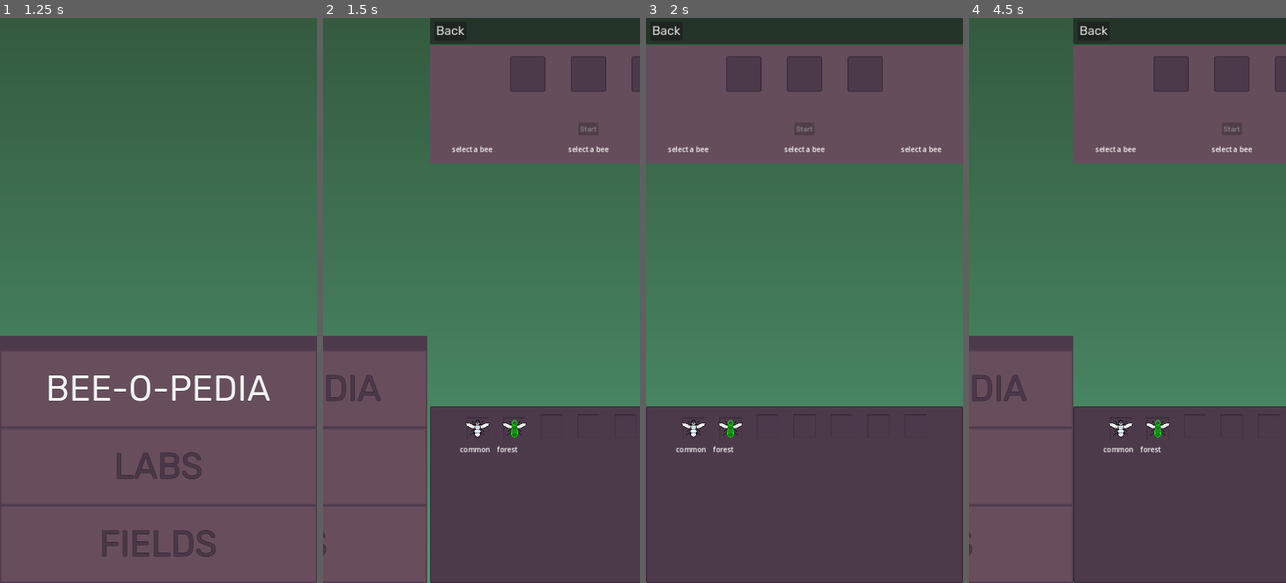
Above: before the commit, frames 1-4 (left to right).
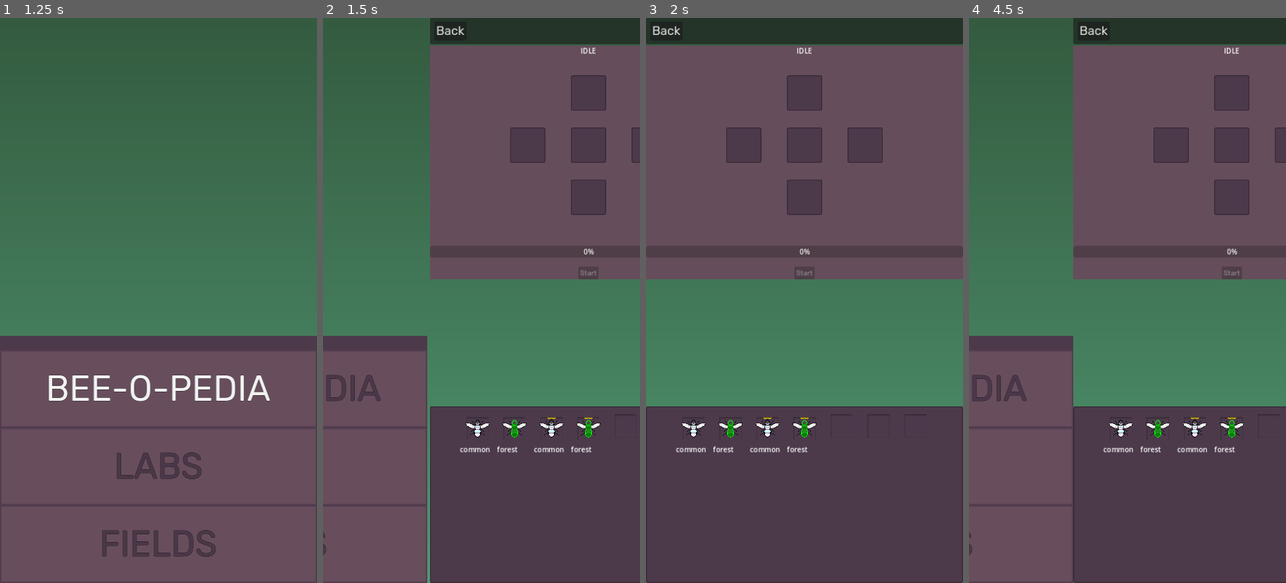
Above: after the commit, the same moments.

Repository: lesteenman/project-bees
Game: Godot game, scene res://game/scenes/main.tscn
Two runs of this game, one before a commit and one after it. Both use one fixed random seed, a clock stepped at 60 frames per second and the inputs below.
Inputs:
- Up to frame 1 (1.25 s): click "BEE-O-PEDIA" at 0.5 s
- Up to frame 2 (1.5 s): click "LABS" at 1.25 s
- Up to frame 3 (2 s): no input
- Up to frame 4 (4.5 s): click "Back" at 2 s; click "FIELDS" at 2.75 s; click "BEE-O-PEDIA" at 3.5 s; click "LABS" at 4.25 s

Frame 1 is identical in both runs. In frame 2, 17% of the frame differs, in the area x 33-100%, y 5-77%; in frame 3, 25%, in the area x 0-100%, y 5-77%; in frame 4, 17%.

Commit message:
Something approximating real breeding!

Diff:
--- /dev/null
+++ b/game/managers/lab_manager.gd
@@ -0,0 +1,11 @@
+extends Node
+
+var labs: Array[BeeLabModel]
+
+func _ready():
+	var beelab = BeeLabModel.new()
+	labs.append(beelab)
+
+func _process(delta: float) -> void:
+	for lab in labs:
+		lab._process(delta)
--- a/game/models/bee_lab_model.gd
+++ b/game/models/bee_lab_model.gd
@@ -2,32 +2,113 @@
 
 class_name BeeLabModel
 
-var bee1: Bee
-var bee2: Bee
-@export var bee_result: Bee
+var input_slots: Array[Bee] = []
+var output_slots: Array[Bee] = []
+var queen: Bee
+var stage: Stage = Stage.IDLE
+#var bee1: Bee
+#var bee2: Bee
+#@export var bee_result: Bee
 
-signal set_bee_1
-signal set_bee_2
-signal set_bee_result
+signal slots_updated # on_slots_updated()
+signal stage_changed # on_stage_changed(stage: Stage)
+signal progress # on_progress(progress: float[0,100])
 
+enum Stage { IDLE, BREEDING }
+
+func _init() -> void:
+	input_slots.resize(2)
+	input_slots.fill(null)
+
+	output_slots.resize(6)
+	output_slots.fill(null)
+
+func _process(delta: float) -> void:
+	if queen:
+		queen.lifetime += delta
+		update_progress()
+
+func set_input(index: int, bee: Bee):
+	if index < 0 or index > 1:
+		push_error("attempted to set input number %d, must be [0,1]" % index)
+		return
+
+	input_slots[index] = bee
+
+func remove_output(index: int, bee: Bee):
+	pass
+
+func update_progress():
+	var current_progress = min(100.0, (queen.lifetime / queen.get_max_lifetime()) * 100)
+	progress.emit(current_progress)
+	if current_progress >= 100.0:
+		breed()
+
+func mate():
+	if input_slots.size() != 2:
+		push_error("attempted to mate with %d inputs filled" % input_slots.size())
+		return
+
+	var princess = input_slots[0] as Bee
+	if princess.role != Bee.BeeRoleEnum.PRINCESS:
+		push_error("attempted to mate with a non-princess primary candidate")
+		return
+
+	var drone = input_slots[1] as Bee
+	if drone.role != Bee.BeeRoleEnum.DRONE:
+		push_error("attempted to mate with a non-drone secondary candidate")
+		return
+
+	queen = Bee.new(princess.chromosome1, princess.chromosome2)
+	#queen = princess.duplicate(true) as Bee
+	queen.role = Bee.BeeRoleEnum.QUEEN
+	queen.mate = drone
+	queen.lifetime = 0
+
+	input_slots.fill(null)
+	#input_slots[0] = queen
+
+	stage = Stage.BREEDING
+	stage_changed.emit(stage)
+	slots_updated.emit()
+	update_progress()
 
 func breed():
-	bee_result = BeeCrossbreedsManager.crossbreed(bee1, bee2)
-	set_bee_1.emit(null)
-	set_bee_2.emit(null)
-	set_bee_result.emit(bee_result)
+	# Obviously needs to take offspring into account
+	var offspring_count = randi_range(1, 3)
+	output_slots.fill(null)
+	for i in range(offspring_count):
+		var bee_result = BeeCrossbreedsManager.crossbreed(queen, queen.mate)
+		if i == 0:
+			bee_result.role = Bee.BeeRoleEnum.PRINCESS
+		output_slots[i] = bee_result
 
-func max_bees() -> int:
-	return 2
+	queen = null
 
-func select_bee(bee: Bee):
-	if !bee1:
-		bee1 = bee
-	if !bee2:
-		bee2 = bee
+	slots_updated.emit()
 
-func deselect_bee(bee: Bee):
-	if bee == bee1:
-		bee1 = null
-	if bee == bee2:
-		bee2 = null
+	stage = Stage.IDLE
+	stage_changed.emit(stage)
+
+	# TODO: Instead of doing this: Should allow setting a queen and changing
+		# UI, then finalizing the breeding cycle and adding multiple inventory
+		# slots.
+		# Means we should also allow a BeeLabModel to define the number of output slots?
+		# And when we're at it, might as well make sure that the queen cycle already
+		# supports ticks, same as the bee lab!
+	#add_bee_result.emit(bee_result)
+
+#func max_bees() -> int:
+	#return 2
+
+#func select_bee(bee: Bee):
+	#if !bee1:
+		#bee1 = bee
+	#if !bee2:
+		#bee2 = bee
+#
+#func deselect_bee(bee: Bee):
+	#if bee == bee1:
+		#bee1 = null
+	#if bee == bee2:
+		#bee2 = null
--- a/game/models/bees/bee.gd
+++ b/game/models/bees/bee.gd
@@ -8,6 +8,10 @@
 @export var chromosome1: Chromosome
 @export var chromosome2: Chromosome
 @export var role: BeeRoleEnum
+var mate: Bee
+#var progress: float # 0-100, or 0-1?
+var lifetime: float # in seconds
+#var max_lifetime: float
 
 func _init(c1: Chromosome, c2: Chromosome):
 	self.chromosome1 = c1
@@ -24,3 +28,6 @@
 
 func get_type() -> String:
 	return "Bee"
+
+func get_max_lifetime() -> float:
+	return chromosome1.lifespan * 2
--- a/game/scenes/components/bee_component.gd
+++ b/game/scenes/components/bee_component.gd
@@ -12,7 +12,7 @@
 		if value:
 			bee_species_component.show()
 			bee_species_component.species = bee.active_species()
-			bee_species_component.show_crown = (value.role == Bee.BeeRoleEnum.PRINCESS || value.role == Bee.BeeRoleEnum.QUEEN)
+			bee_species_component.role = bee.role
 			tooltip_text = "BEE"
 		else:
 			bee_species_component.hide()
@@ -23,6 +23,7 @@
 	var label = Label.new()
 
 	var desc = bee.chromosome1.species.display_name + "-" + bee.chromosome2.species.display_name
+	desc += "\nrole: %s" % Bee.BeeRoleEnum.keys()[bee.role]
 	desc += "\nfertility: %d" % bee.chromosome1.fertility
 	desc += "\nlifespan: %d" % bee.chromosome1.lifespan
 	label.text = desc
--- a/game/scenes/components/bee_component.tscn
+++ b/game/scenes/components/bee_component.tscn
@@ -11,3 +11,4 @@
 [node name="BeeSpeciesComponent" parent="." instance=ExtResource("2_qluc4")]
 unique_name_in_owner = true
 layout_mode = 2
+role = 0
--- a/game/scenes/components/bee_species_component.gd
+++ b/game/scenes/components/bee_species_component.gd
@@ -6,7 +6,9 @@
 @onready var texture_wings_outline: TextureRect = %WingsOutline
 @onready var texture_color_1: TextureRect = %Color1
 @onready var texture_color_2: TextureRect = %Color2
-@onready var crown: TextureRect = %Crown
+@onready var queen_crown: TextureRect = %QueenCrown
+@onready var princess_crown: TextureRect = %PrincessCrown
+
 
 #var species: BeeSpecies
 @export var species: BeeSpecies:
@@ -42,9 +44,9 @@
 
 		update_sprite()
 
-@export var show_crown: bool:
+@export var role: Bee.BeeRoleEnum:
 	set(value):
-		show_crown = value
+		role = value
 		if not is_node_ready():
 			await ready
 		update_sprite()
@@ -55,4 +57,6 @@
 	texture_wings_outline.modulate = color_outline
 	texture_color_1.modulate = color_1
 	texture_color_2.modulate = color_2
-	crown.modulate = Color(1, 1, 1, 1) if show_crown else Color(1, 1, 1, 0)
+
+	queen_crown.modulate = Color(1, 1, 1, 1) if role == Bee.BeeRoleEnum.QUEEN else Color(1, 1, 1, 0)
+	princess_crown.modulate = Color(1, 1, 1, 1) if role == Bee.BeeRoleEnum.PRINCESS else Color(1, 1, 1, 0)
--- a/game/scenes/components/bee_species_component.tscn
+++ b/game/scenes/components/bee_species_component.tscn
@@ -8,11 +8,13 @@
 [ext_resource type="Texture2D" uid="uid://cxvs3sehct8wf" path="res://game/assets/bees/sample/color_2.png" id="6_d5s00"]
 [ext_resource type="Texture2D" uid="uid://cp1qhimbdjptw" path="res://game/assets/bees/sample/wings.png" id="7_sjxga"]
 [ext_resource type="Texture2D" uid="uid://ctng0v682noi8" path="res://game/assets/bees/sample/legs.png" id="8_t32rs"]
-[ext_resource type="Texture2D" uid="uid://dpfodsdt0vgkv" path="res://game/assets/bees/sample/crown.png" id="9_u0qrp"]
+[ext_resource type="Texture2D" uid="uid://up1njoulgljx" path="res://game/assets/bees/sample/queen_crown.png" id="9_oberc"]
+[ext_resource type="Texture2D" uid="uid://1fybmygbfbok" path="res://game/assets/bees/sample/princess_crown.png" id="10_adhff"]
 
 [node name="BeeSpeciesComponent" type="CenterContainer"]
 custom_minimum_size = Vector2(64, 64)
 script = ExtResource("1_5ihdc")
+role = null
 
 [node name="BodyOutline" type="TextureRect" parent="."]
 unique_name_in_owner = true
@@ -47,7 +49,12 @@
 layout_mode = 2
 texture = ExtResource("8_t32rs")
 
-[node name="Crown" type="TextureRect" parent="."]
+[node name="QueenCrown" type="TextureRect" parent="."]
 unique_name_in_owner = true
 layout_mode = 2
-texture = ExtResource("9_u0qrp")
+texture = ExtResource("9_oberc")
+
+[node name="PrincessCrown" type="TextureRect" parent="."]
+unique_name_in_owner = true
+layout_mode = 2
+texture = ExtResource("10_adhff")
--- a/game/scenes/lab/BeeLab.gd
+++ b/game/scenes/lab/BeeLab.gd
@@ -2,64 +2,115 @@
 
 signal add_item_to_storage
 
+@onready var progress_bar: ProgressBar = %ProgressBar
 
 @export var beelab: BeeLabModel:
 	set(value):
 		beelab = value
-		value.connect('set_bee_1', set_bee_1)
-		value.connect('set_bee_2', set_bee_2)
-		value.connect('set_bee_result', set_bee_result)
 
-		set_bee_1(beelab.bee1)
-		set_bee_2(beelab.bee2)
-		set_bee_result(beelab.bee_result)
+		beelab.progress.connect(on_progress)
+		beelab.slots_updated.connect(refresh_slots)
+		beelab.stage_changed.connect(on_stage_changed)
+
+		refresh_slots()
+		on_stage_changed(beelab.stage)
+
+		bee_slot_1.bee_added.connect(set_bee_1)
+		bee_slot_1.bee_removed.connect(func(): set_bee_1(null))
+		bee_slot_2.bee_added.connect(set_bee_2)
+		bee_slot_2.bee_removed.connect(func(): set_bee_2(null))
+
+		#value.connect('set_bee_1', set_bee_1)
+		#value.connect('set_bee_2', set_bee_2)
+
+		#set_bee_1(beelab.bee1)
+		#set_bee_2(beelab.bee2)
+
+		# TODO: This bit is now incorrect. Should allow setting a queen and changing
+		# UI, then finalizing the breeding cycle and adding multiple inventory
+		# slots.
+		# Means we should also allow a BeeLabModel to define the number of output slots?
+		# And when we're at it, might as well make sure that the queen cycle already
+		# supports ticks, same as the bee lab!
+		#value.connect('add_bee_result', add_bee_result)
+		#for result in beelab.bee_results:
+			#add_bee_result(beelab.bee_result)
 
 var inventory_handler
 
 @onready var start_button: Button = %StartButton
-@onready var bee_slot_1: Container = %BeeSlot1
-@onready var bee_slot_result: Container = %BeeSlotResult
-@onready var bee_slot_2: Container = %BeeSlot2
+@onready var bee_slot_1: InventorySlot = %BeeSlot1
+@onready var bee_slot_2: InventorySlot = %BeeSlot2
+@onready var bee_slot_result_1: InventorySlot = %BeeSlotResult1
+@onready var bee_slot_result_2: InventorySlot = %BeeSlotResult2
+@onready var bee_slot_result_3: InventorySlot = %BeeSlotResult3
 
 @onready var bee_1_details: Label = %Bee1Details
 @onready var bee_2_details: Label = %Bee2Details
 @onready var bee_result_details: Label = %BeeResultDetails
 
 func _ready() -> void:
-	bee_slot_1.connect("bee_removed", func(): set_bee_1(null))
-	bee_slot_1.connect("bee_added", func(value): set_bee_1(value))
+	pass
+	#bee_slot_1.connect("bee_removed", func(): set_bee_1(null))
+	#bee_slot_1.connect("bee_added", func(value): set_bee_1(value))
+#
+	#bee_slot_2.connect("bee_removed", func(): set_bee_2(null))
+	#bee_slot_2.connect("bee_added", func(value): set_bee_2(value))
+#
+	#bee_slot_result.connect("bee_removed", func(): set_bee_result(null))
+	#bee_slot_result.connect("bee_added", func(value): set_bee_result(value))
 
-	bee_slot_2.connect("bee_removed", func(): set_bee_2(null))
-	bee_slot_2.connect("bee_added", func(value): set_bee_2(value))
+#####
+# Model signal handling
+#####
+func on_progress(progress: float) -> void:
+	progress_bar.value = progress
 
-	bee_slot_result.connect("bee_removed", func(): set_bee_result(null))
-	bee_slot_result.connect("bee_added", func(value): set_bee_result(value))
+func refresh_slots() -> void:
+	if beelab.stage == BeeLabModel.Stage.BREEDING:
+		bee_slot_1.bee = beelab.queen
+		bee_slot_2.bee = null
+	else:
+		bee_slot_1.bee = beelab.input_slots[0]
+		bee_slot_2.bee = beelab.input_slots[1]
+
+	bee_slot_result_1.bee = beelab.output_slots[0]
+	bee_slot_result_2.bee = beelab.output_slots[1]
+	bee_slot_result_3.bee = beelab.output_slots[2]
+
+func on_stage_changed(stage: BeeLabModel.Stage) -> void:
+	var stageLabel = %StageLabel
+	stageLabel.text = BeeLabModel.Stage.keys()[stage]
+
+# Internal events handling
 
 func _on_start_button_pressed() -> void:
-	print("start the breeding!")
-	beelab.breed()
+	print("time to mate, mate!")
+	beelab.mate()
 
 func set_bee_1(bee: Bee):
 	print("set bee 1 to ", bee)
-	beelab.bee1 = bee
+	beelab.set_input(0, bee)
+	#beelab.bee1 = bee
 
-	start_button.disabled = !(beelab.bee1 && beelab.bee2)
-	bee_1_details.text = build_description(bee)
+	start_button.disabled = !(beelab.input_slots.size() == 2 && beelab.input_slots[0] && beelab.input_slots[1])
+	#bee_1_details.text = build_description(bee)
 
 	bee_slot_1.bee = bee
 
 func set_bee_2(bee: Bee):
 	print("set bee 2 to ", bee)
-	beelab.bee2 = bee
+	beelab.set_input(1, bee)
+	#beelab.bee2 = bee
 
-	start_button.disabled = !(beelab.bee1 && beelab.bee2)
-	bee_2_details.text = build_description(bee)
+	start_button.disabled = !(beelab.input_slots.size() == 2 && beelab.input_slots[0] && beelab.input_slots[1])
+	#bee_2_details.text = build_description(bee)
 
 	bee_slot_2.bee = bee
 
-func set_bee_result(bee: Bee) -> void:
+func add_bee_result(bee: Bee) -> void:
 	bee_result_details.text = build_description(bee)
-	bee_slot_result.bee = bee
+	#bee_slot_result.bee = bee
 
 func build_description(bee: Bee) -> String:
 	if !bee:
--- a/game/scenes/lab/BeeLab.tscn
+++ b/game/scenes/lab/BeeLab.tscn
@@ -17,6 +17,12 @@
 layout_mode = 2
 theme_override_constants/separation = 20
 
+[node name="StageLabel" type="Label" parent="VBoxContainer2"]
+unique_name_in_owner = true
+layout_mode = 2
+text = "Stage"
+horizontal_alignment = 1
+
 [node name="MarginContainer" type="MarginContainer" parent="VBoxContainer2"]
 layout_mode = 2
 theme_override_constants/margin_left = 50
@@ -33,13 +39,33 @@
 [node name="BeeSlot1" parent="VBoxContainer2/MarginContainer/HBoxContainer" instance=ExtResource("1_u0hdm")]
 unique_name_in_owner = true
 layout_mode = 2
+restrict_by_role = true
+requires_role = 1
 
-[node name="BeeSlotResult" parent="VBoxContainer2/MarginContainer/HBoxContainer" instance=ExtResource("1_u0hdm")]
+[node name="VBoxContainer" type="VBoxContainer" parent="VBoxContainer2/MarginContainer/HBoxContainer"]
+layout_mode = 2
+
+[node name="BeeSlotResult1" parent="VBoxContainer2/MarginContainer/HBoxContainer/VBoxContainer" instance=ExtResource("1_u0hdm")]
+unique_name_in_owner = true
+layout_mode = 2
+allow_input = false
+
+[node name="BeeSlotResult2" parent="VBoxContainer2/MarginContainer/HBoxContainer/VBoxContainer" instance=ExtResource("1_u0hdm")]
+unique_name_in_owner = true
+layout_mode = 2
+allow_input = false
+
+[node name="BeeSlotResult3" parent="VBoxContainer2/MarginContainer/HBoxContainer/VBoxContainer" instance=ExtResource("1_u0hdm")]
 unique_name_in_owner = true
 layout_mode = 2
 allow_input = false
 
 [node name="BeeSlot2" parent="VBoxContainer2/MarginContainer/HBoxContainer" instance=ExtResource("1_u0hdm")]
+unique_name_in_owner = true
+layout_mode = 2
+restrict_by_role = true
+
+[node name="ProgressBar" type="ProgressBar" parent="VBoxContainer2"]
 unique_name_in_owner = true
 layout_mode = 2
 
@@ -54,6 +80,7 @@
 text = "Start"
 
 [node name="MarginContainer2" type="MarginContainer" parent="VBoxContainer2"]
+visible = false
 layout_mode = 2
 theme_override_constants/margin_left = 50
 theme_override_constants/margin_right = 50
--- a/game/scenes/lab/BeeSlot.gd
+++ b/game/scenes/lab/BeeSlot.gd
@@ -6,6 +6,7 @@
 		update_bee()
 
 @export var allow_input: bool = true
+@export var requires_role: Bee.BeeRoleEnum
 
 @onready var bee_texture = $MarginContainer/VBoxContainer/PanelContainer/BeeTexture
 @onready var bee_name = $MarginContainer/VBoxContainer/BeeName
@@ -30,7 +31,10 @@
 	return bee
 
 func _can_drop_data(_at_position: Vector2, data: Variant) -> bool:
-	return allow_input && !bee && data.get_type() == "Bee"
+	return allow_input \
+		&& !bee \
+		&& data.get_type() == "Bee" \
+		&& (requires_role == null || data.role == requires_role)
 #
 func _drop_data(_at_position: Vector2, data: Variant) -> void:
 	bee = data
--- a/game/scenes/main.gd
+++ b/game/scenes/main.gd
@@ -11,8 +11,8 @@
 const MENU_TRANSITION_TIME = 0.3
 
 func _ready():
-	var beelab = BeeLabModel.new()
-	bee_lab.beelab = beelab
+	#var beelab = BeeLabModel.new()
+	bee_lab.beelab = LabManager.labs[0]
 
 	screen_size = get_viewport_rect()
 
--- a/game/scenes/storage/InventorySlot.gd
+++ b/game/scenes/storage/InventorySlot.gd
@@ -1,8 +1,12 @@
 extends MarginContainer
+
+class_name InventorySlot
 
 var dragging_bee: Bee = null
 
 @export var allow_input := true
+@export var restrict_by_role := false
+@export var requires_role: Bee.BeeRoleEnum
 @export var bee: Bee = null:
 	set(value):
 		if value != bee:
@@ -59,7 +63,10 @@
 	return dragging_bee
 
 func _can_drop_data(_at_position: Vector2, data: Variant) -> bool:
-	return allow_input && !bee && data.get_type() == "Bee"
+	return allow_input \
+		&& !bee \
+		&& data.get_type() == "Bee" \
+		&& (!restrict_by_role || data.role == requires_role)
 #
 func _drop_data(_at_position: Vector2, data: Variant) -> void:
 	bee = data
--- a/game/state/player_bees.gd
+++ b/game/state/player_bees.gd
@@ -8,8 +8,15 @@
 	var bee1 = BeeSpeciesManager.create_base(BeeSpeciesManager.SPECIES.COMMON)
 	var bee2 = BeeSpeciesManager.create_base(BeeSpeciesManager.SPECIES.FOREST)
 
+	var bee3 = BeeSpeciesManager.create_base(BeeSpeciesManager.SPECIES.COMMON)
+	bee3.role = Bee.BeeRoleEnum.PRINCESS
+	var bee4 = BeeSpeciesManager.create_base(BeeSpeciesManager.SPECIES.FOREST)
+	bee4.role = Bee.BeeRoleEnum.PRINCESS
+
 	bees.append(bee1)
 	bees.append(bee2)
+	bees.append(bee3)
+	bees.append(bee4)
 
 
 func remove_item(bee: Bee):
--- a/project.godot
+++ b/project.godot
@@ -20,6 +20,11 @@
 
 PlayerBees="*res://game/state/player_bees.gd"
 BeeHives="res://game/state/bee_hives.gd"
+LabManager="*res://game/managers/lab_manager.gd"
+
+[debug]
+
+gdscript/warnings/unused_parameter=0
 
 [display]
 
Binary file changed: game/assets/bees/sample/color_1.png
Binary file changed: game/assets/bees/sample/color_2.png
Binary file removed: game/assets/bees/sample/crown.png
Binary file changed: game/assets/bees/sample/legs.png
Binary file changed: game/assets/bees/sample/outline_body.png
Binary file changed: game/assets/bees/sample/outline_head.png
Binary file changed: game/assets/bees/sample/outline_wings.png
Binary file added: game/assets/bees/sample/princess_crown.png
Not shown, changed: game/assets/bees/sample/princess_crown.png.import
Binary file added: game/assets/bees/sample/queen_crown.png
Not shown, added: game/assets/bees/sample/queen_crown.png.import
Binary file changed: game/assets/bees/sample/wings.png
(and 1 more such lines)
